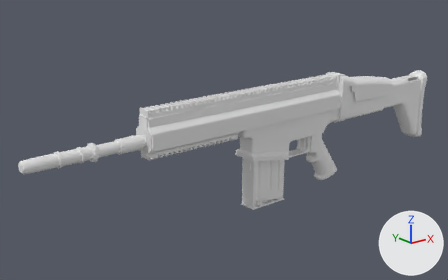
A saved change to the Blender file Blender/Files/Scar-H.blend.
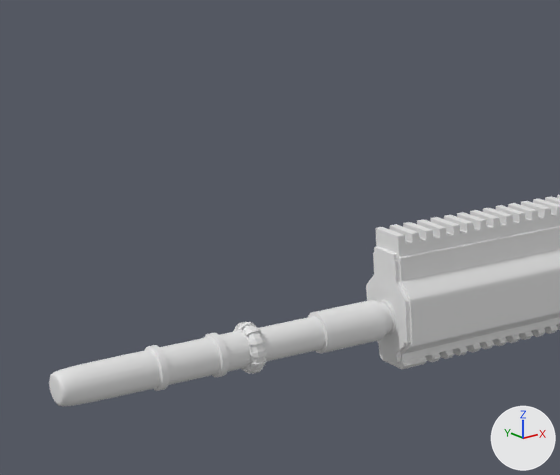
Old and new are each drawn whole from a 50 mm camera at (-7.06, -7.56, 3.12) aimed at (-0.66, 0.45, -0.08) and again close up on the part from 0% to 46% of the width and 8% to 71% of the height. Every picture has the same lights, and +X, +Y and +Z are marked at lower right.

Names of what the first close-up shows: 'Scar-H'.
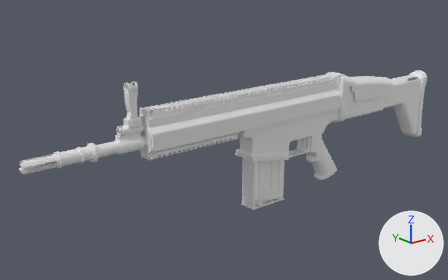
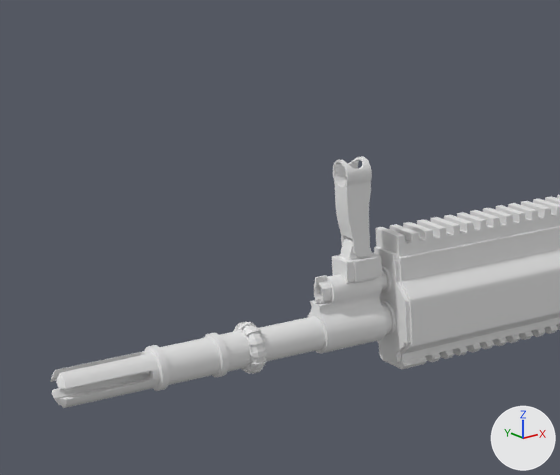
Location of each change, (x1, y1, x2, y2) in pixels of the close-ups (560 x 475 px):
```json
{"object": "Scar-H", "change": "reshaped", "before": [49, 195, 560, 407], "after": [50, 156, 560, 408]}
{"part": 1, "of": "me_cube_002", "change": "added", "after": [333, 156, 372, 257]}
{"part": 2, "of": "me_cube_002", "change": "added", "after": [314, 275, 327, 287]}
{"part": 3, "of": "me_cube_002", "change": "built on", "before": [49, 247, 407, 407], "after": [50, 237, 407, 408]}
```

The change, as JSON lines over the scene's bpy script:
```json
{"block": "me_cube_002", "where": "# used by ob_scar_h; location = (0.0, 0.0, 0.0)"}
{"op": "remove", "block": "me_cube_002", "code": "me_cube_002.from_pydata(...)  # 2001 vertices, 1874 faces; spans x -4.39..4.31, y -0.24..0.0, z -1.14..0.87"}
{"op": "add", "block": "me_cube_002", "code": "me_cube_002.from_pydata(...)  # 2377 vertices, 2265 faces; spans x -4.39..4.31, y -0.24..0.0, z -1.14..1.28"}
{"block": "me_cube_002", "change": "me_cube_002 part 1: a new loose piece of 132 vertices spanning x -2.78..-2.63, y -0.08..0.0, z 0.76..1.28"}
{"block": "me_cube_002", "change": "me_cube_002 part 2: a new loose piece of 47 vertices spanning x -2.96..-2.89, y -0.01..0.0, z 0.63..0.68"}
{"block": "me_cube_002", "change": "me_cube_002 part 3: 7 vertices moved from x -4.39..-4.37, y -0.1..0.0, z 0.27..0.47 to x -3.93, y -0.1..0.0, z 0.27..0.47; 21 vertices removed from x -4.39..-2.53, y -0.1..0.0, z 0.28..0.52; 218 vertices added at x -4.39..-2.52, y -0.1..0.0, z 0.27..0.86"}
```
